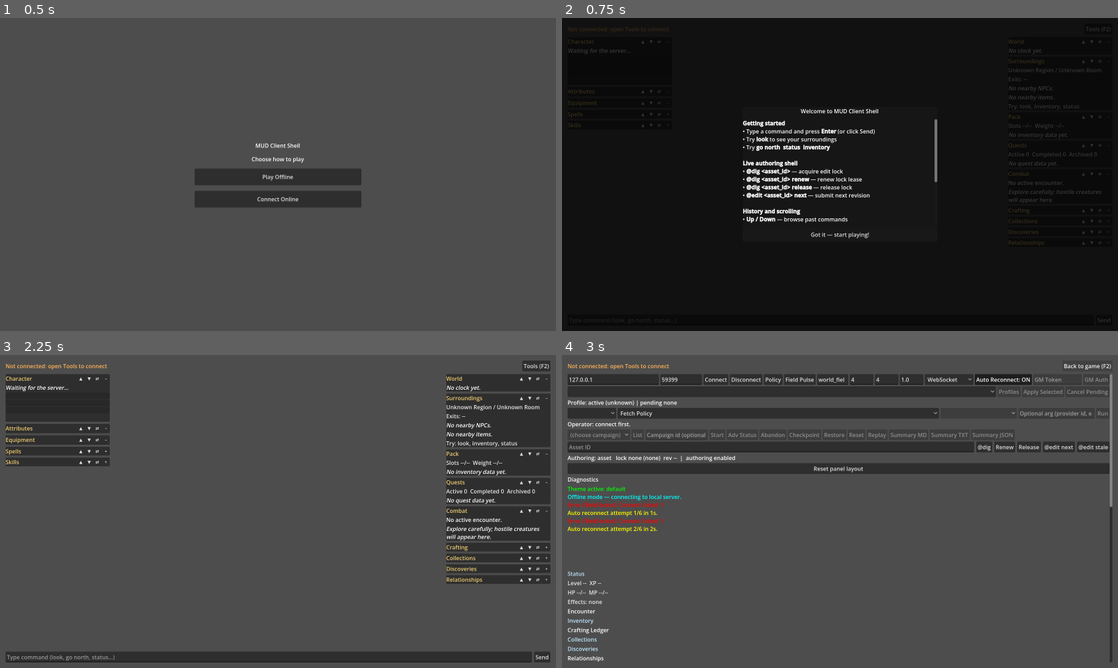
Above: before the commit, frames 1-4 (two rows, left to right).
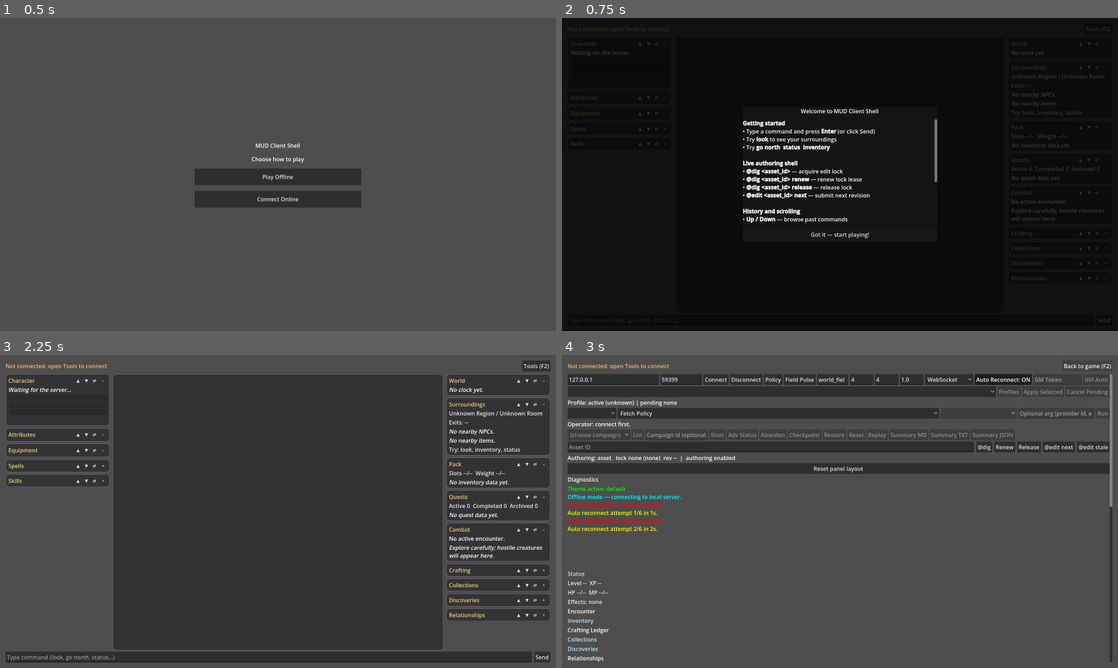
Above: after the commit, the same moments.

Repository: jbax-and-his-ai-pals/008-mud
Game: Godot game, scene res://scenes/launcher.tscn
Two runs of this game, one before a commit and one after it. Both use one fixed random seed, a clock stepped at 60 frames per second and the inputs below.
Inputs (mouse positions are in pixels of both pictures, inside the frame that each line leads up to):
- Up to frame 1 (0.5 s): no input
- Up to frame 2 (0.75 s): click "Play Offline" at 0.5 s
- Up to frame 3 (2.25 s): click (266, 655) at 1.27 s; type "12" at 1.35 s; click "Got it — start playing!" at 2 s
- Up to frame 4 (3 s): click "Tools (F2)" at 2.75 s

Frame 1 is identical in both runs. In frame 2, 1.3% of the frame differs, in the area x 1-99%, y 6-84%; in frame 3, 61%, in the area x 1-99%, y 6-95%; in frame 4, nothing differs.

Commit message:
Give the client's panels rounded, bordered frames
Every dock card and the game log now sit in a rounded rectangle with a thin light
border and a slightly darker fill, from one shared style (panel_style.gd) so the
log and the cards cannot drift apart. Checked by screenshot of the running client.

Co-Authored-By: Claude Sonnet 5.5 <noreply@anthropic.com>

Diff:
--- a/client/scripts/ui/docks/dock_panel.gd
+++ b/client/scripts/ui/docks/dock_panel.gd
@@ -4,6 +4,8 @@
 # nudged up or down, sent to the other side, or dragged by its title to any position in either
 # dock. The content is any Control; the card only owns the frame. Reached through `preload`.
 extends PanelContainer
+
+const PANEL_STYLE = preload("res://scripts/ui/docks/panel_style.gd")
 
 signal changed                       # collapsed, or asked to move: the owner saves the layout
 signal move_requested(direction: String)   # "up" | "down" | "side"
@@ -23,6 +25,7 @@
 	body = content
 	name = "Dock_" + id
 	size_flags_horizontal = Control.SIZE_EXPAND_FILL
+	add_theme_stylebox_override("panel", PANEL_STYLE.card())
 	var box := VBoxContainer.new()
 	box.name = "Box"
 	box.add_theme_constant_override("separation", 2)
--- /dev/null
+++ b/client/scripts/ui/docks/panel_style.gd
@@ -0,0 +1,25 @@
+# scripts/ui/docks/panel_style.gd
+#
+# The look shared by every panel in the game view: a slightly darker fill, a thin light border and
+# rounded corners. One place, so the game log and the dock cards cannot drift apart. Reached
+# through `preload`.
+extends RefCounted
+
+const FILL := Color(0.2, 0.2, 0.21, 1.0)
+const BORDER := Color(0.46, 0.46, 0.5, 1.0)
+const RADIUS := 10
+
+
+## `margin` is the space between the border and what is inside it.
+static func card(margin: int = 8) -> StyleBoxFlat:
+	var style := StyleBoxFlat.new()
+	style.bg_color = FILL
+	style.border_color = BORDER
+	style.set_border_width_all(1)
+	style.set_corner_radius_all(RADIUS)
+	style.anti_aliasing = true
+	style.content_margin_left = margin
+	style.content_margin_right = margin
+	style.content_margin_top = margin - 2
+	style.content_margin_bottom = margin - 2
+	return style
--- a/client/scripts/ui/main_controller.gd
+++ b/client/scripts/ui/main_controller.gd
@@ -308,6 +308,7 @@
 ## (F2). The nodes keep their names and the @onready references above are object references
 ## resolved before this runs, so nothing that uses them notices the move.
 const DOCK_MANAGER = preload("res://scripts/ui/docks/dock_manager.gd")
+const PANEL_STYLE = preload("res://scripts/ui/docks/panel_style.gd")
 
 var _game_view: Control
 var _tools_view: Control
@@ -382,6 +383,8 @@
 	log_view.reparent(body, false)
 	log_view.clear()   # the scene's placeholder heading is not game text
 	log_view.size_flags_horizontal = Control.SIZE_EXPAND_FILL
+	log_view.add_theme_stylebox_override("normal", PANEL_STYLE.card(12))
+	log_view.add_theme_stylebox_override("focus", PANEL_STYLE.card(12))
 	body.add_child(docks.right_scroll)
 	var mobile: Node = root_box.get_node_or_null("MobileControls")
 	if mobile != null:
